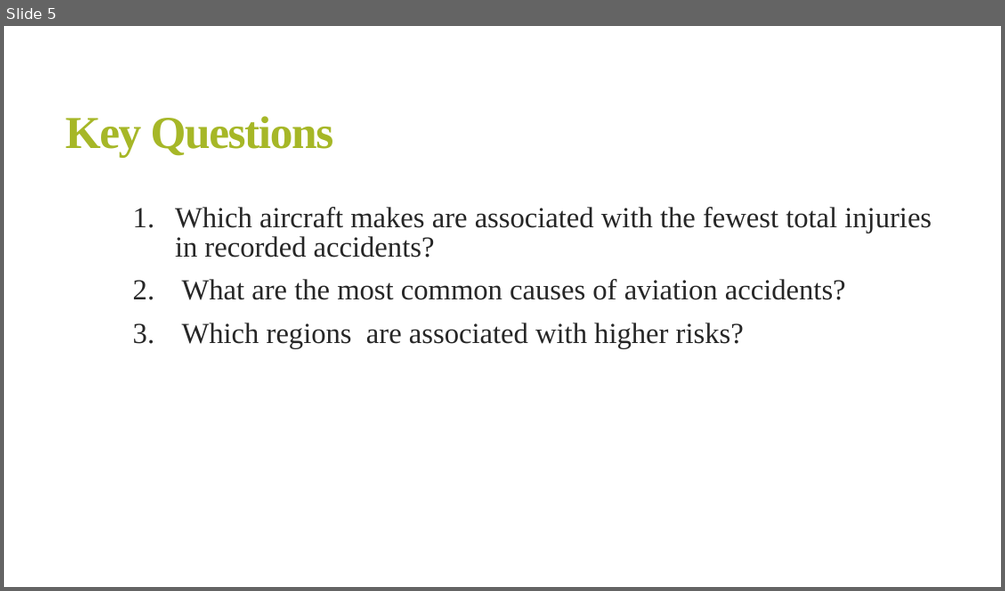
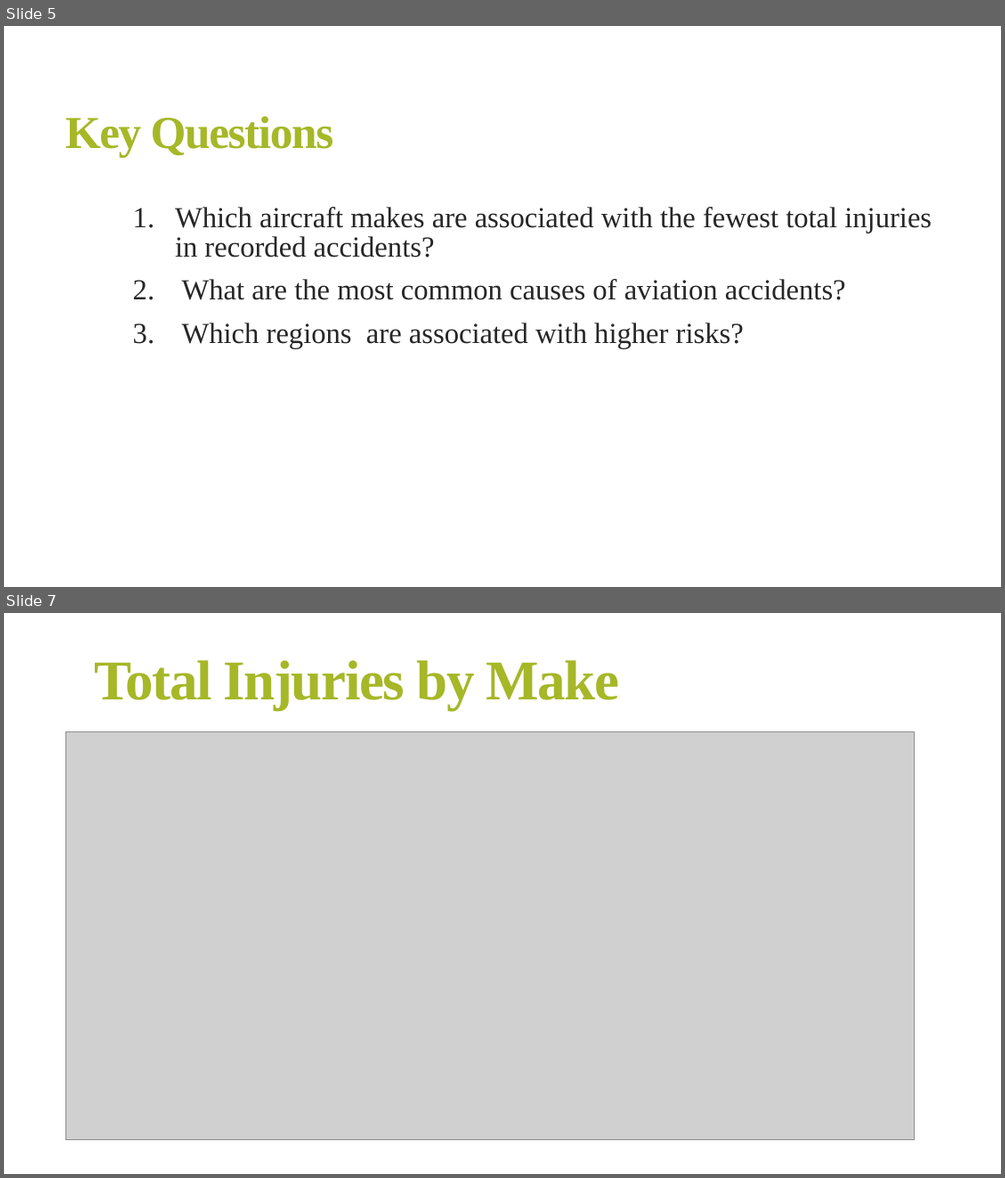
Before and after one commit to FranciscarNdanu/PHASE-1-PROJECT, a slide deck: Presentation.pptx. Shown one above the other, each under a label of ours: slide 5 before the commit, slides 5 and 7 after it; the slides between them are not shown. The pictures are 1005x591 and 1005x1178 pixels, drawn with LibreOffice and Linux fonts; fonts in the diff are those of the drawing; grey boxes stand for pictures. Boxes give left, top, right and bottom in pixels: in the first picture for what was removed or moved away, otherwise in the second. Text is boxed around its words. In the diff, an @@ line names an element or a change of style, - is before the commit and + after.

```diff
--- a/Presentation.pptx
+++ b/Presentation.pptx
@@ slide 7 added at bbox=[4, 613, 1001, 1174], background #FFFFFF @@
@@ title added at bbox=[94, 660, 620, 710], 54 pt, text #A6B727, bold @@
+Total Injuries by Make
@@ picture added at bbox=[66, 732, 914, 1140] @@
```
Also in this commit, not shown: 5 slides changed, 1 other slide added, 2 slides removed, 11 other files.
